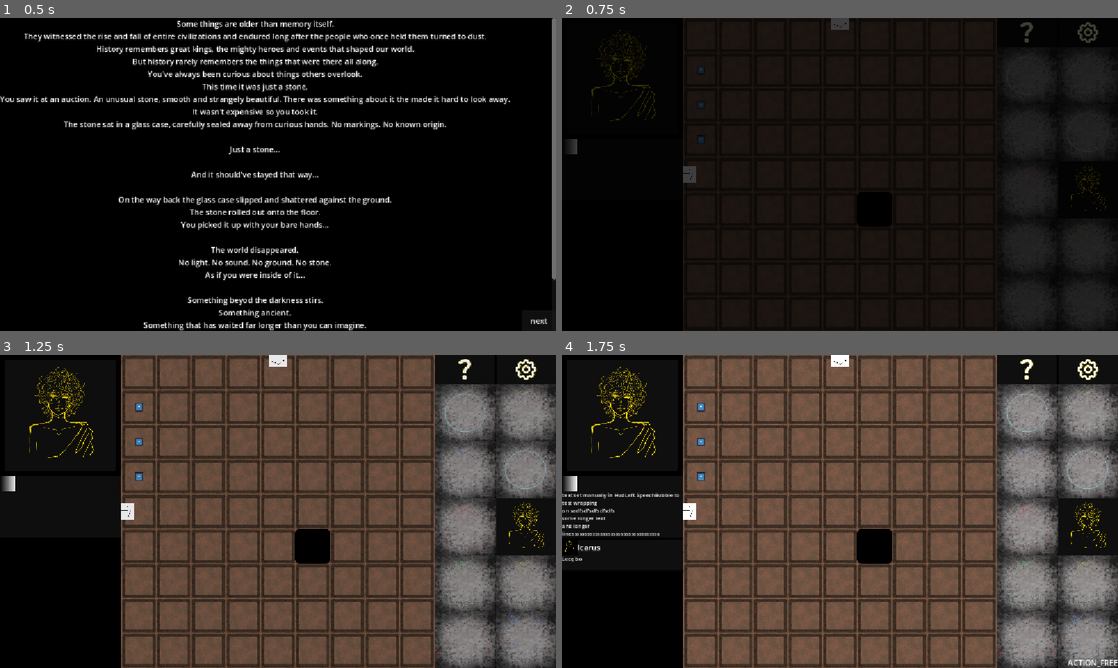
Above: before the commit, frames 1-4 (two rows, left to right).
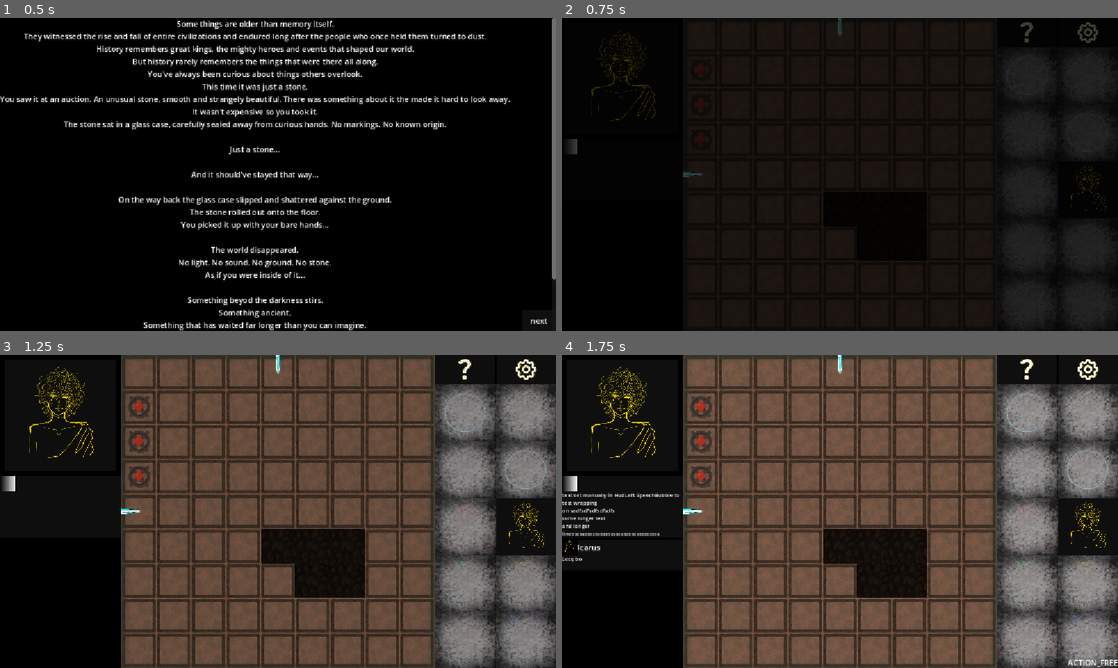
Above: after the commit, the same moments.

Repository: Wallted/ldjam-60
Game: Godot game, scene res://main.tscn
The game is run twice, just before and just after one commit, with the same random seed, the same clock (stepped at 60 frames per second) and the same inputs. The engine's default icon, where the game draws it, is replaced by a stand-in: a white triangle on a blue panel in a dark square.
Inputs (mouse positions are in pixels of both pictures, inside the frame that each line leads up to):
- Up to frame 1 (0.5 s): no input
- Up to frame 2 (0.75 s): click "next" at 0.5 s
- Up to frame 3 (1.25 s): no input
- Up to frame 4 (1.75 s): move the mouse to (962, 495) at 1.27 s; hold W from 1.28 s (still down); tap R (rotate) at 1.35 s; click (962, 495) at 1.42 s

Frame 1 is identical in both runs. In frame 2, 0.8% of the frame differs, in the area x 21-66%, y 0-77%; in frame 3, 4.3%; in frame 4, 4.4%, in the area x 21-79%, y 0-100%.

Commit message:
Slowpoke/sprites (#67)
* door sprite

* gateway sprite

* rock sprite

* frame sprite

* audio signals

Diff:
--- a/game/game.tscn
+++ b/game/game.tscn
@@ -6,8 +6,9 @@
 [ext_resource type="PackedScene" uid="uid://h802i5fumcjv" path="res://game/game_room.tscn" id="3_ryrav"]
 [ext_resource type="Script" uid="uid://5qdsl01hgnkk" path="res://game/door_resource.gd" id="4_ryrav"]
 [ext_resource type="Script" uid="uid://ce4p6kiokhrtc" path="res://game/gateway_resource.gd" id="6_u5opy"]
-[ext_resource type="Texture2D" uid="uid://rcf51jdb0ww7" path="res://icon.svg" id="7_y36n6"]
+[ext_resource type="Texture2D" uid="uid://ciqqfrm1n4n6y" path="res://img/gateway.png" id="7_l8g03"]
 [ext_resource type="Script" uid="uid://fcj36or2snhq" path="res://game/rock_resource.gd" id="8_y36n6"]
+[ext_resource type="Texture2D" uid="uid://bawlc4rhqoug2" path="res://img/rock_tile.png" id="9_j8tme"]
 
 [sub_resource type="Resource" id="Resource_7cios"]
 script = ExtResource("4_ryrav")
@@ -61,6 +62,26 @@
 [sub_resource type="Resource" id="Resource_l8g03"]
 script = ExtResource("8_y36n6")
 coord = Vector2(5, 5)
+metadata/_custom_type_script = "uid://fcj36or2snhq"
+
+[sub_resource type="Resource" id="Resource_3vho3"]
+script = ExtResource("8_y36n6")
+coord = Vector2(6, 5)
+metadata/_custom_type_script = "uid://fcj36or2snhq"
+
+[sub_resource type="Resource" id="Resource_rcacg"]
+script = ExtResource("8_y36n6")
+coord = Vector2(5, 6)
+metadata/_custom_type_script = "uid://fcj36or2snhq"
+
+[sub_resource type="Resource" id="Resource_qectl"]
+script = ExtResource("8_y36n6")
+coord = Vector2(6, 6)
+metadata/_custom_type_script = "uid://fcj36or2snhq"
+
+[sub_resource type="Resource" id="Resource_ll60o"]
+script = ExtResource("8_y36n6")
+coord = Vector2(4, 5)
 metadata/_custom_type_script = "uid://fcj36or2snhq"
 
 [node name="Game" type="Node2D" unique_id=1995553335]
@@ -119,7 +140,7 @@
 parent_room = NodePath("../FirstRoom2p5")
 doors = Array[ExtResource("4_ryrav")]([SubResource("Resource_fhkfd"), SubResource("Resource_7jktm")])
 gateways = Array[ExtResource("6_u5opy")]([SubResource("Resource_dxrkv"), SubResource("Resource_u5opy"), SubResource("Resource_y36n6")])
-rocks = Array[ExtResource("8_y36n6")]([SubResource("Resource_l8g03")])
+rocks = Array[ExtResource("8_y36n6")]([SubResource("Resource_l8g03"), SubResource("Resource_3vho3"), SubResource("Resource_rcacg"), SubResource("Resource_qectl"), SubResource("Resource_ll60o")])
 
 [connection signal="level_changed" from="RoomManager" to="." method="_on_room_manager_level_changed"]
 [connection signal="room_finished" from="RoomManager" to="." method="_on_room_manager_room_finished"]
--- a/game/game_room.tscn
+++ b/game/game_room.tscn
@@ -3,6 +3,7 @@
 [ext_resource type="Script" uid="uid://d1qk77dax1anj" path="res://game/game_room.gd" id="1_bvpig"]
 [ext_resource type="Shader" uid="uid://b3bdu0s8km4xv" path="res://game/select.gdshader" id="2_jyb1k"]
 [ext_resource type="Texture2D" uid="uid://br458t7eolslg" path="res://img/tile_janek.png" id="3_ohn27"]
+[ext_resource type="Texture2D" uid="uid://c3x27trqrhmy6" path="res://img/ramka.png" id="4_bowy6"]
 
 [sub_resource type="QuadMesh" id="QuadMesh_ohn27"]
 resource_local_to_scene = true
@@ -44,6 +45,10 @@
 material = SubResource("ShaderMaterial_hw3im")
 texture = SubResource("PlaceholderTexture2D_q1pj5")
 
+[node name="Frame" type="Sprite2D" parent="." unique_id=180286720]
+scale = Vector2(0.34, 0.34)
+texture = ExtResource("4_bowy6")
+
 [connection signal="input_event" from="RoomArea" to="." method="_on_room_area_input_event"]
 [connection signal="mouse_entered" from="RoomArea" to="." method="_on_room_area_mouse_entered"]
 [connection signal="mouse_exited" from="RoomArea" to="." method="_on_room_area_mouse_exited"]
--- a/game/gateway_resource.gd
+++ b/game/gateway_resource.gd
@@ -4,4 +4,4 @@
 @export
 var coord: Vector2
 @export
-var texture: Texture2D = preload("res://icon.svg")
+var texture: Texture2D = preload("uid://ciqqfrm1n4n6y")
--- a/game/rock_resource.gd
+++ b/game/rock_resource.gd
@@ -4,4 +4,4 @@
 @export
 var coord: Vector2
 @export
-var texture: Texture2D = preload("res://icon.svg")
+var texture: Texture2D = preload("uid://bawlc4rhqoug2")
--- a/game/room_manager.gd
+++ b/game/room_manager.gd
@@ -4,6 +4,14 @@
 signal level_changed(person_type: Enums.PersonType)
 signal room_finished(room: GameRoom)
 signal room_powered_changed(person_type: Enums.PersonType, powered: bool)
+
+# audio
+signal placed_powered_path
+signal placed_unpowered_path
+signal unplace_path
+signal rotate_room
+signal zoom_in_room
+signal zoom_out_room
 
 var room_list : Array[GameRoom]
 var currently_focused_room: GameRoom
@@ -93,6 +101,7 @@
 	room_finished.emit(currently_focused_room)
 
 func rotate_room_action(room) -> void:
+	rotate_room.emit()
 	if not GameState.is_state(GameState.State.ACTION_FREE):
 		return
 
@@ -106,6 +115,12 @@
 
 
 func focus_on_room_action(target_room: GameRoom, tween: bool = true):
+	if currently_focused_room != null:
+		if target_room.zoom_level > currently_focused_room.zoom_level:
+			zoom_out_room.emit()
+		else:
+			zoom_in_room.emit()
+
 	if not GameState.is_state(GameState.State.ACTION_FREE):
 		return
 
@@ -175,8 +190,12 @@
 		assert(not parent_tile.is_flow_tip or not neighbor_tile.is_flow_tip or front_endpoint == null or not front_endpoint.is_powered or back_endpoint == null or not back_endpoint.is_powered)
 		if parent_tile.is_flow_tip or (back_endpoint != null and back_endpoint.is_powered):
 			_power_a_segment(_path_cursor, parent_tile.local_coords)
+			placed_powered_path.emit()
 		elif neighbor_tile.is_flow_tip or(front_endpoint != null and front_endpoint.is_powered):
 			_power_a_segment(_path_cursor, _path_segment_tip_local_coords(_path_cursor))
+			placed_powered_path.emit()
+		else:
+			placed_unpowered_path.emit()
 
 
 func _try_unplace_path_segment() -> void:
@@ -184,6 +203,7 @@
 		_unpower_a_segment(_path_cursor)
 		_path_cursor.has_backward_flow = false
 		_path_cursor.set_placed(false)
+		unplace_path.emit()
 
 
 func _remove_tile(tile_coords: Vector2, room: GameRoom) -> void:
--- a/game/tile.gd
+++ b/game/tile.gd
@@ -4,11 +4,12 @@
 signal path_hover(entered: bool, north_not_west: bool)
 
 const PATH_SEGMENT = preload("uid://cl1vkv2b6kioq")
+const PATH_DOOR: Texture2D = preload("uid://drtfmet3qy7g4")
 
-@export
-var has_energy: bool
-@export
-var door_texture: Texture2D
+#@export
+#var has_energy: bool
+#@export
+#var door_texture: Texture2D
 
 var coords: Vector2
 var local_coords: Vector2
@@ -58,24 +59,26 @@
 func enable_door(_side: Vector2) -> void:
 	is_inside_door = true
 	var door = Sprite2D.new()
-	door.scale *= 0.5
-	door.texture = door_texture
+	door.scale *= Vector2(1.0, 30.0/87.0)
+	door.texture = PATH_DOOR
 	door_orientation = -_side
-	door.rotate(PI/2.0 + door_orientation.angle())
-	door.position = _side * Vector2(128, 128) / 2.5
+	door.rotate(PI + door_orientation.angle())
+	door.position = _side * Vector2(128, 128)
+	door.z_index += 1
 	add_child(door)
 
 func enable_gateway(_gateway: Gateway) -> void:
 	var gateway = Sprite2D.new()
-	gateway.scale *= 0.25
+	gateway.scale *= 0.67
 	gateway.texture = _gateway.texture
 	add_child(gateway)
 
 func enable_rock(_rock: Rock) -> void:
 	var rock = Sprite2D.new()
-	rock.modulate = Color.BLACK
+	rock.self_modulate = Color(0.13, 0.092, 0.066, 1.0)
 	rock.texture = _rock.texture
 	add_child(rock) # todo: switch to multimesh igfuess xfdas
+					# xDDD
 
 	for _child in get_children():
 		if _child is PathSegment:
--- a/game/tile.tscn
+++ b/game/tile.tscn
@@ -1,8 +1,6 @@
 [gd_scene format=3 uid="uid://dugjn7eemunam"]
 
 [ext_resource type="Script" uid="uid://cv65d2wydb8pp" path="res://game/tile.gd" id="1_7cios"]
-[ext_resource type="Texture2D" uid="uid://gqkasd3rhpw2" path="res://img/door.png" id="3_ifppd"]
 
 [node name="Tile" type="Node2D" unique_id=124722576]
 script = ExtResource("1_7cios")
-door_texture = ExtResource("3_ifppd")
Binary file added: img/gateway.png
Not shown, added: img/gateway.png.import
Binary file added: img/path_door.png
Not shown, added: img/path_door.png.import
Binary file added: img/ramka.png
Not shown, added: img/ramka.png.import
Binary file added: img/rock_tile.png
Not shown, added: img/rock_tile.png.import
